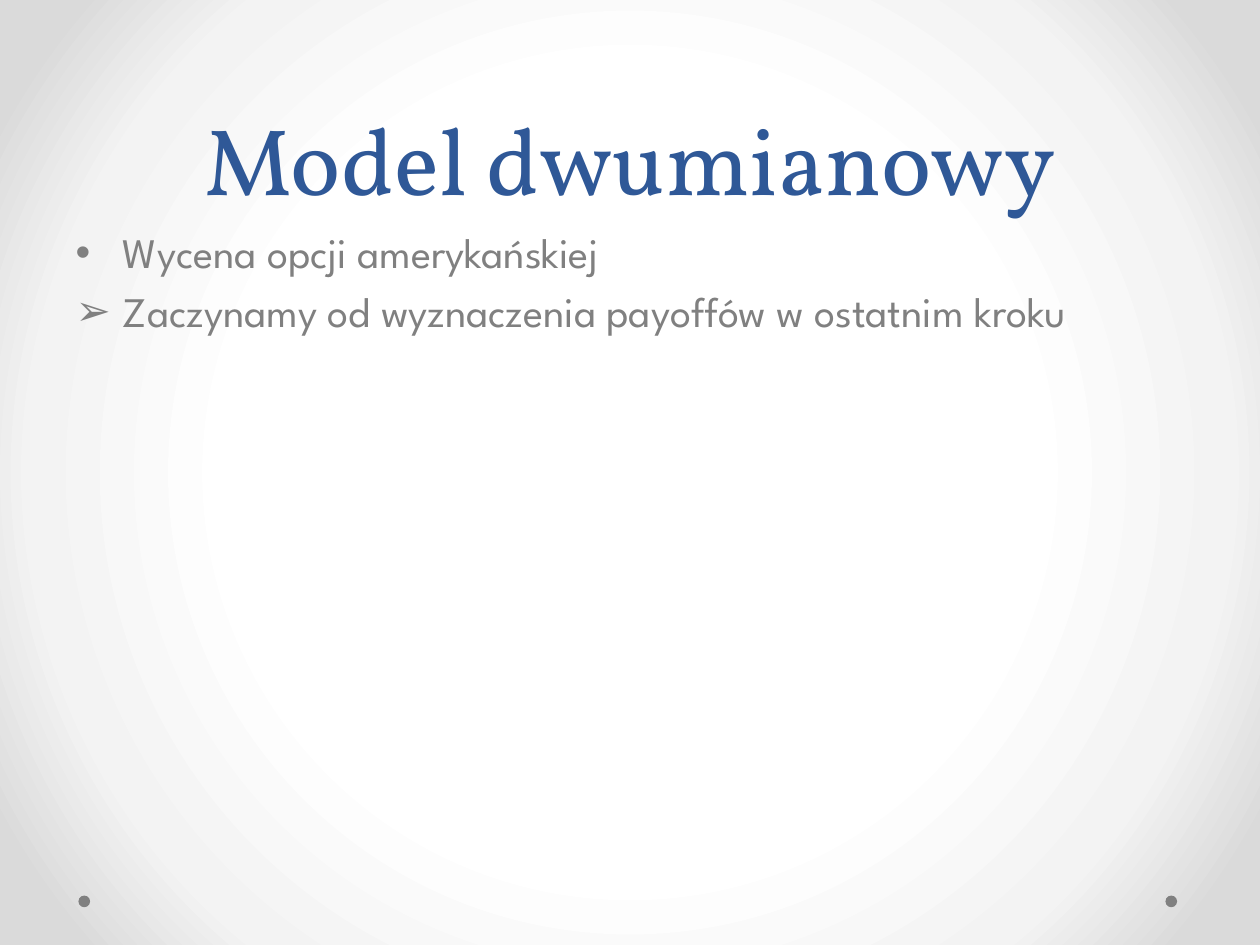
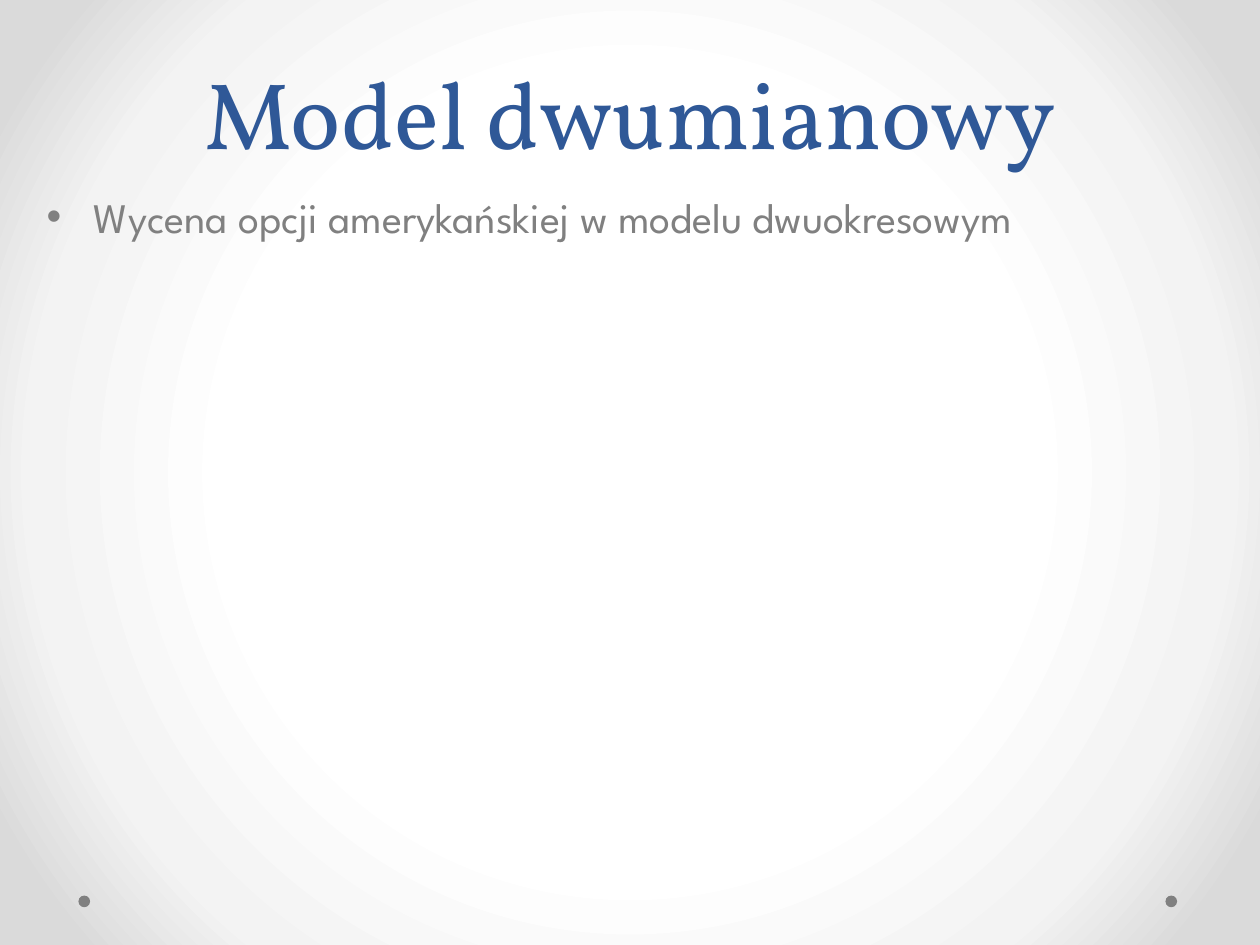
Before and after one commit to klaudia-tunska/Projekt, a slide deck: slide 9 of Prezentacja.pptx. Drawn at 1260x945 pixels with LibreOffice and Linux fonts; fonts in the diff are those of the drawing. Boxes give left, top, right and bottom in pixels: in the first picture for what was removed or moved away, otherwise in the second. Text is boxed around its words. In the diff, an @@ line names an element or a change of style, - is before the commit and + after.

```diff
--- a/Prezentacja.pptx
+++ b/Prezentacja.pptx
@@ title "Model dwumianowy": place and size @@
-title "Model dwumianowy" at (205,127,1055,219)
+title "Model dwumianowy" at (205,81,1055,173)
@@ text at (94,204,1012,242): text changed @@
-• Wycena opcji amerykańskiej
-➢ Zaczynamy od wyznaczenia payoffów w ostatnim kroku
+• Wycena opcji amerykańskiej w modelu dwuokresowym
```
Also in this commit, not shown: 1 other slide changed.
